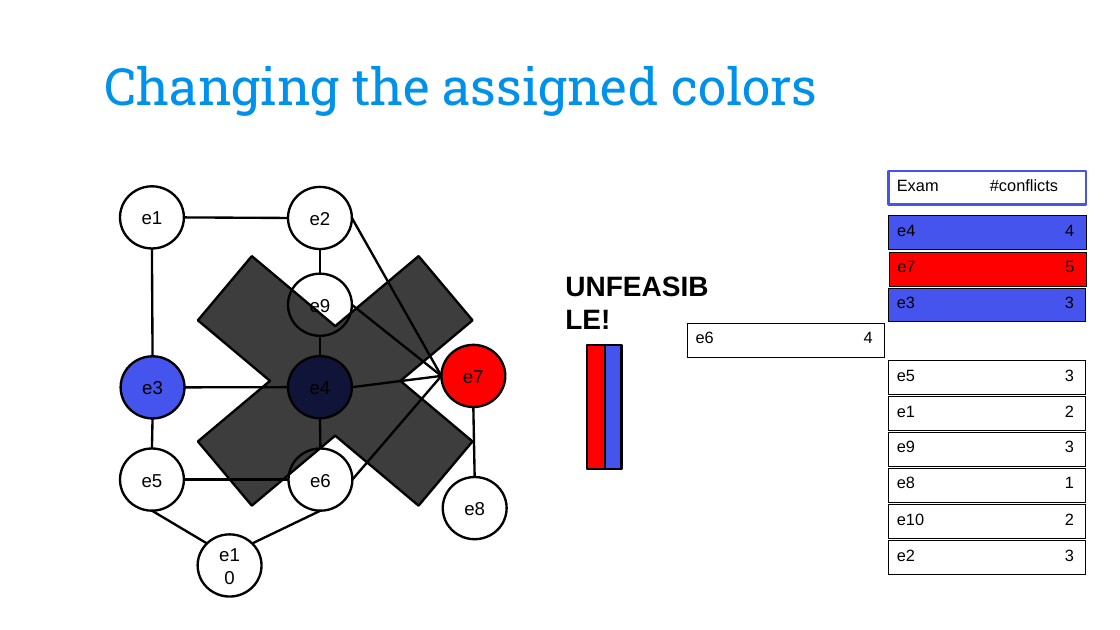
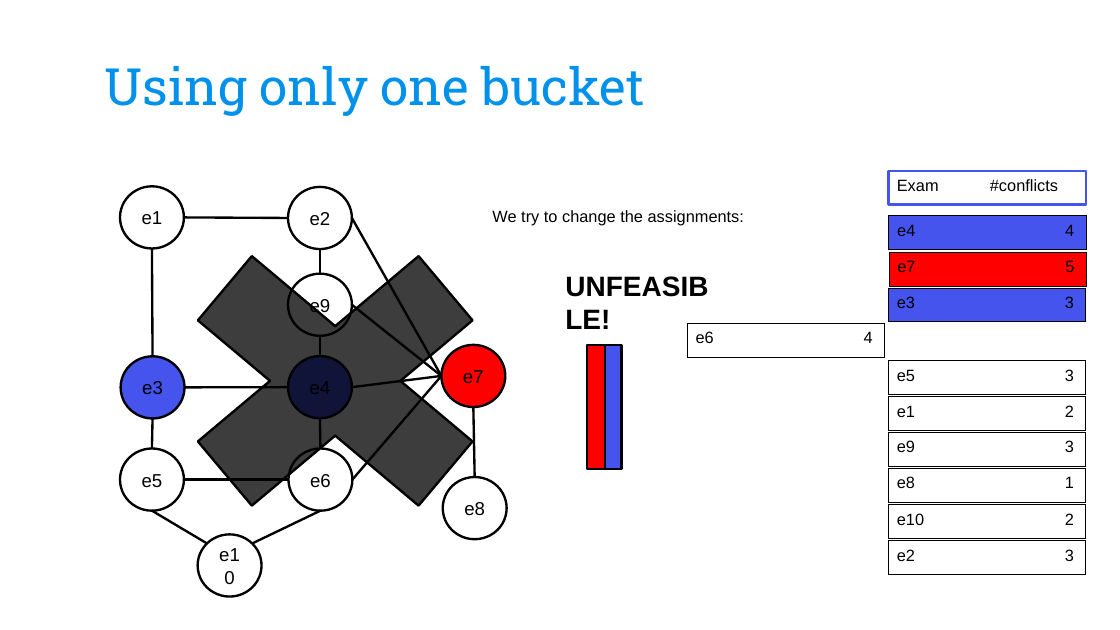
Before and after one commit to CarolinaBianchi/ETPsolver, a slide deck: slide 14 of Optimization/doc/ETPslides_OMAAL_group11.pptx. Drawn at 1120x630 pixels with LibreOffice and Linux fonts; fonts in the diff are those of the drawing; background and template pictures are left out. Boxes give left, top, right and bottom in pixels: in the first picture for what was removed or moved away, otherwise in the second. Text is boxed around its words. In the diff, an @@ line names an element or a change of style, - is before the commit and + after.

```diff
--- a/Optimization/doc/ETPslides_OMAAL_group11.pptx
+++ b/Optimization/doc/ETPslides_OMAAL_group11.pptx
@@ title at (105,66,644,116): text changed @@
-Changing the assigned colors
+Using only one bucket
@@ text added at (492,210,744,226), 14 pt, text #000000 @@
+We try to change the assignments:
```
Also in this commit, not shown: 3 other slides changed, 1 slide added, 2 slides removed.
